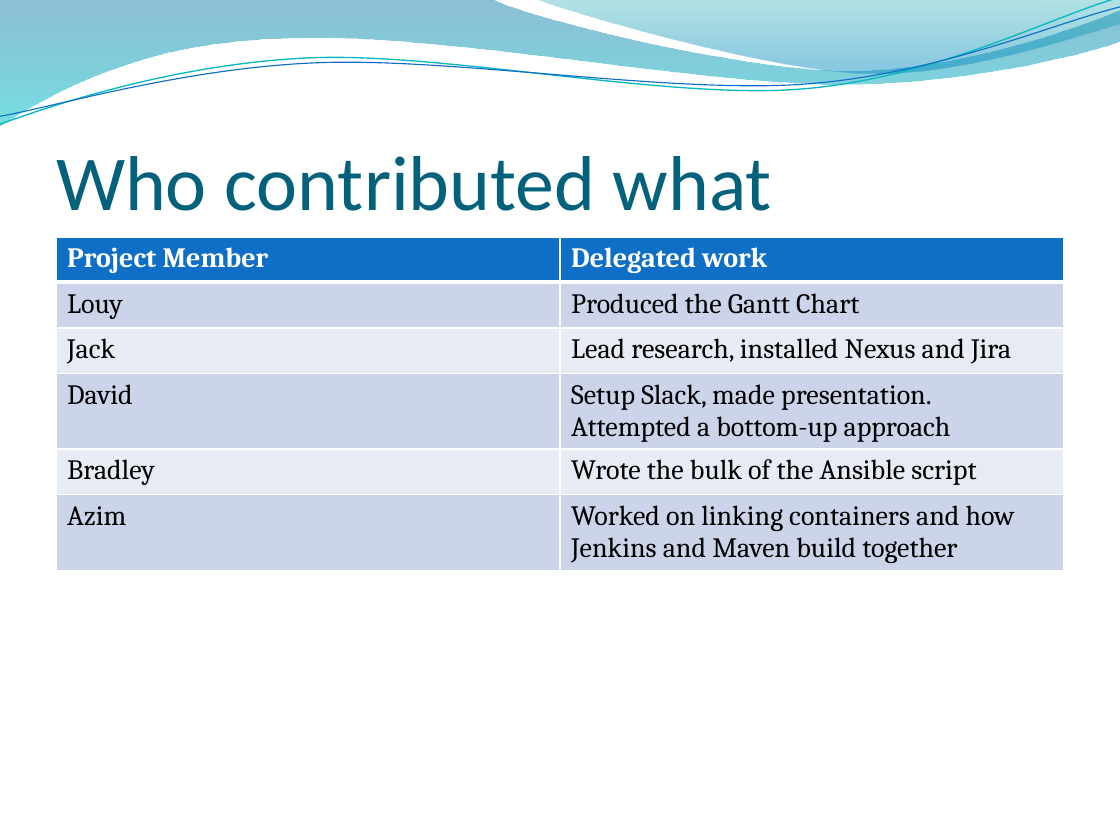
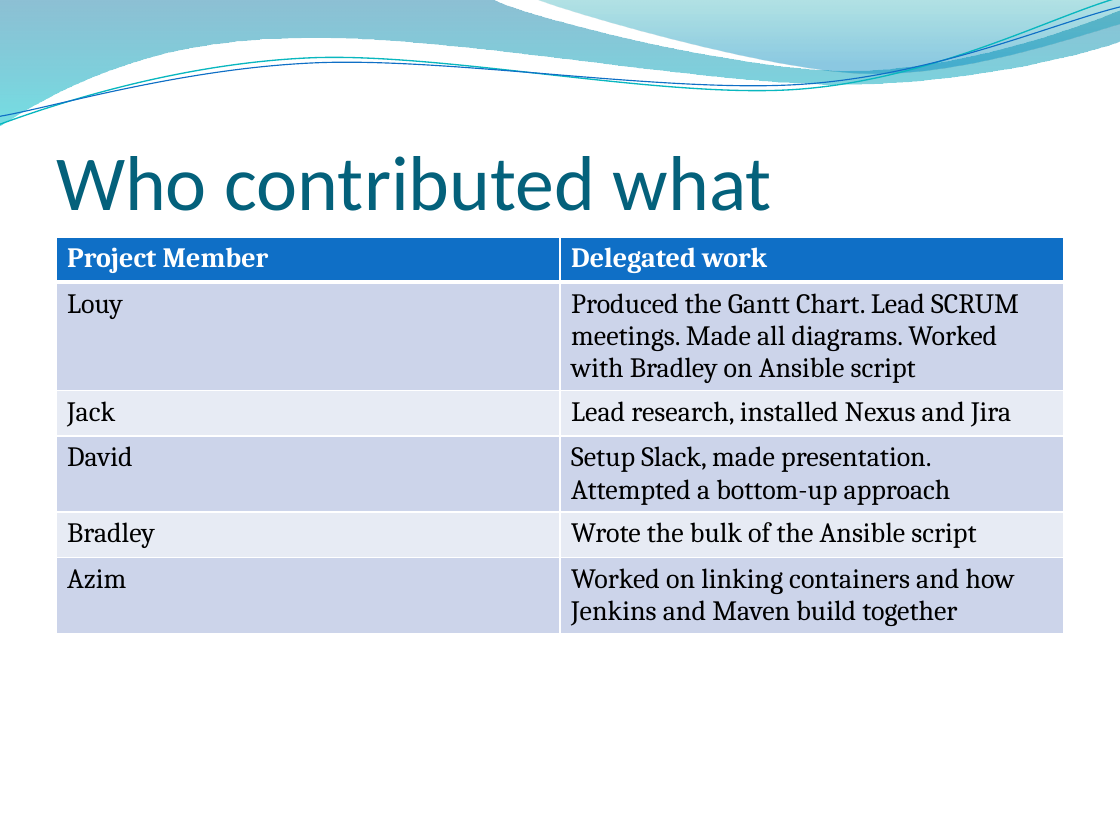
Before and after one commit to Brad94/Team2CIProject, a slide deck: slide 26 of Presentation.pptx. Drawn at 1120x840 pixels with LibreOffice and Linux fonts; fonts in the diff are those of the drawing; background and template pictures are left out. Boxes give left, top, right and bottom in pixels: in the first picture for what was removed or moved away, otherwise in the second. Text is boxed around its words. In the diff, an @@ line names an element or a change of style, - is before the commit and + after.

Commit message:
slideshow presentation

```diff
--- a/Presentation.pptx
+++ b/Presentation.pptx
@@ table at (56, 237, 1064, 643) @@
-row 2, column 2: Produced the Gantt Chart
+row 2, column 2: Produced the Gantt Chart. Lead SCRUM meetings. Made all diagrams. Worked with Bradley on Ansible script
```
